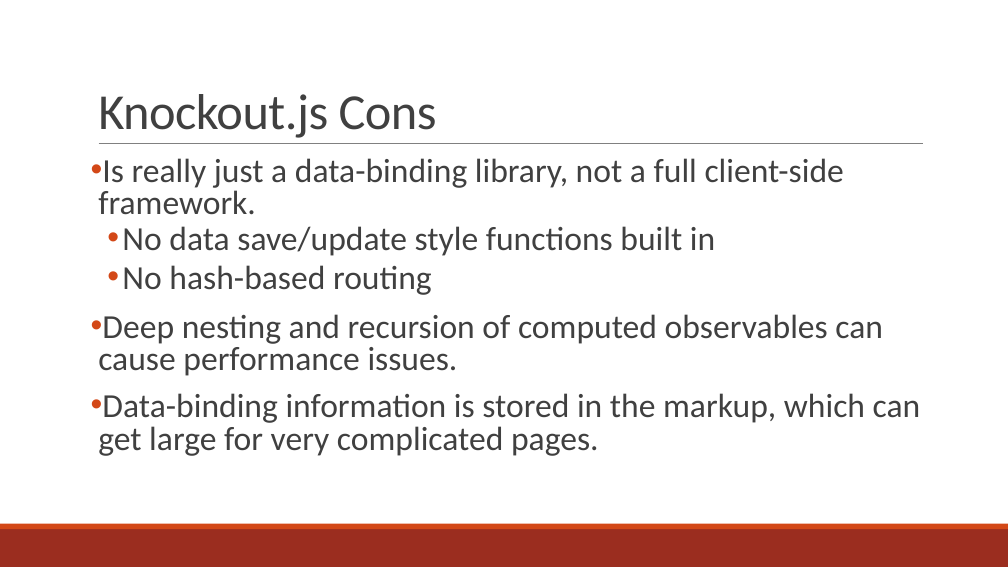
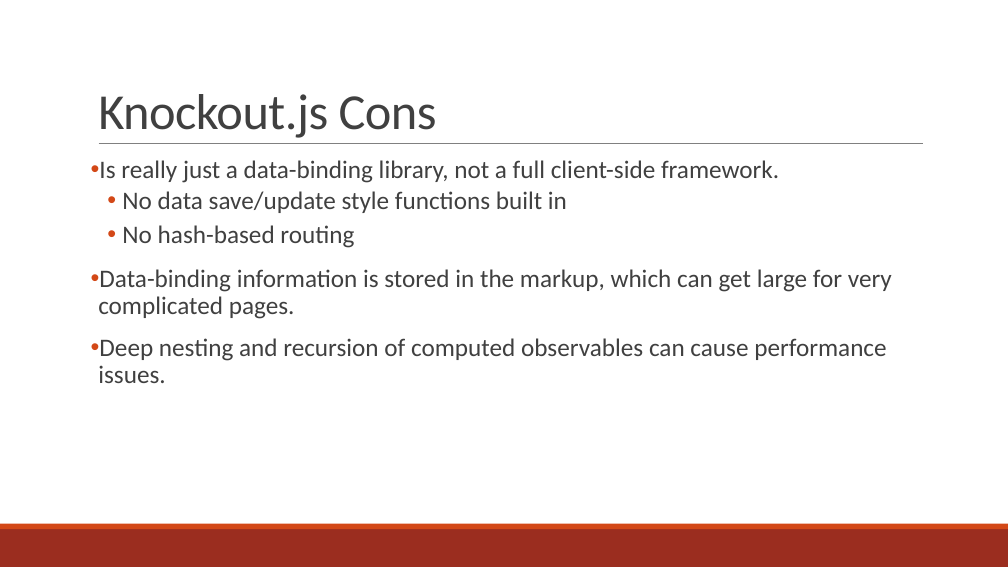
Before and after one commit to JoeDoyle23/IndyJS-Knockout, a slide deck: slide 8 of Knockout.pptx. Drawn at 1008x567 pixels with LibreOffice and Linux fonts; fonts in the diff are those of the drawing. Boxes give left, top, right and bottom in pixels: in the first picture for what was removed or moved away, otherwise in the second. Text is boxed around its words. In the diff, an @@ line names an element or a change of style, - is before the commit and + after.

```diff
--- a/Knockout.pptx
+++ b/Knockout.pptx
@@ text at <box>98,160,886,383</box>: size 32 to 24 pt in "Is really just a data-binding library, not ...", "No data save/update style functions built in", "No hash-based routing", "Deep nesting and recursion of computed observables ..."; line spacing 0.8 to 0.9 @@
@@ text at <box>98,269,892,319</box>: paragraph added @@
+• Data-binding information is stored in the markup, which can get large for very complicated pages.
@@ text at <box>98,393,921,456</box>: paragraph removed @@
-• Data-binding information is stored in the markup, which can get large for very complicated pages.
```
Also in this commit, not shown: 4 other slides changed, 1 other file.
